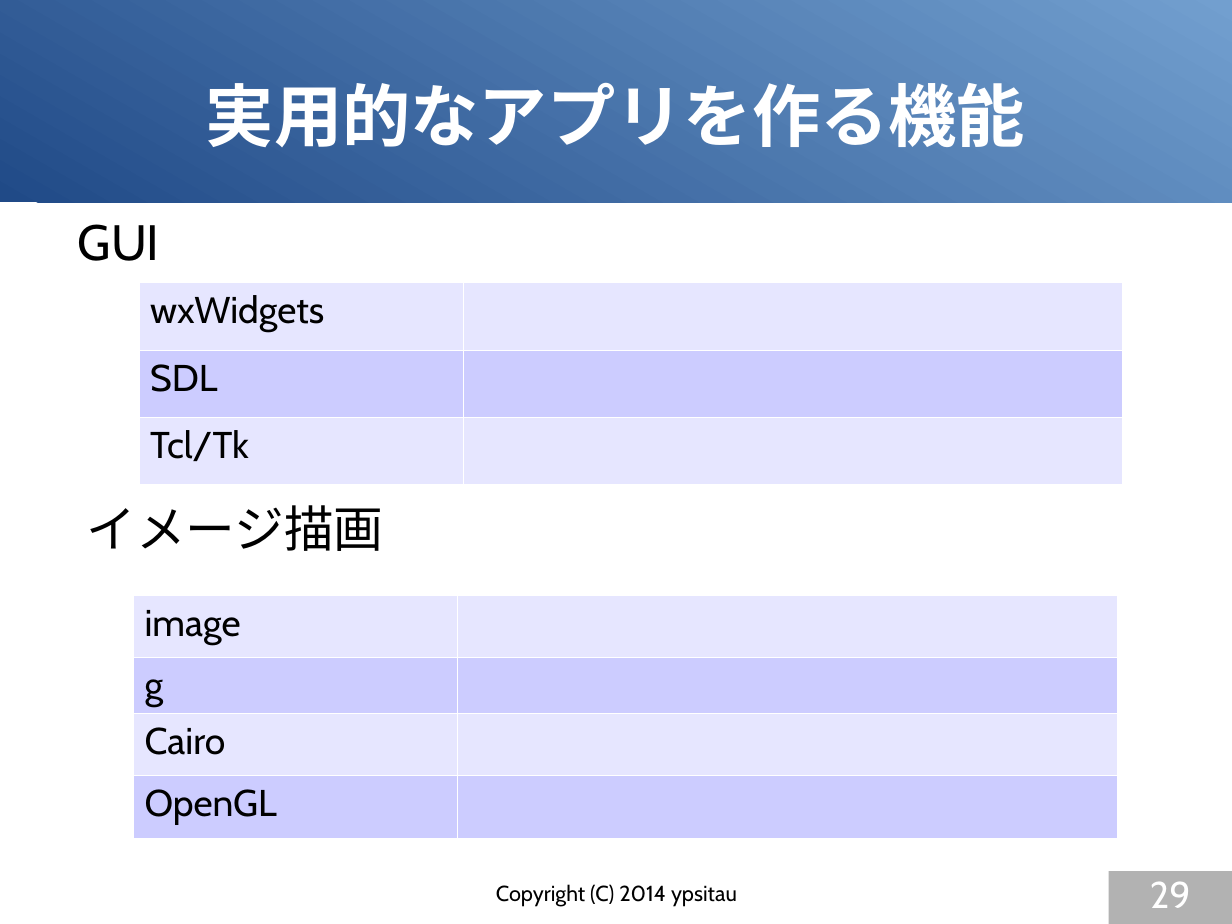
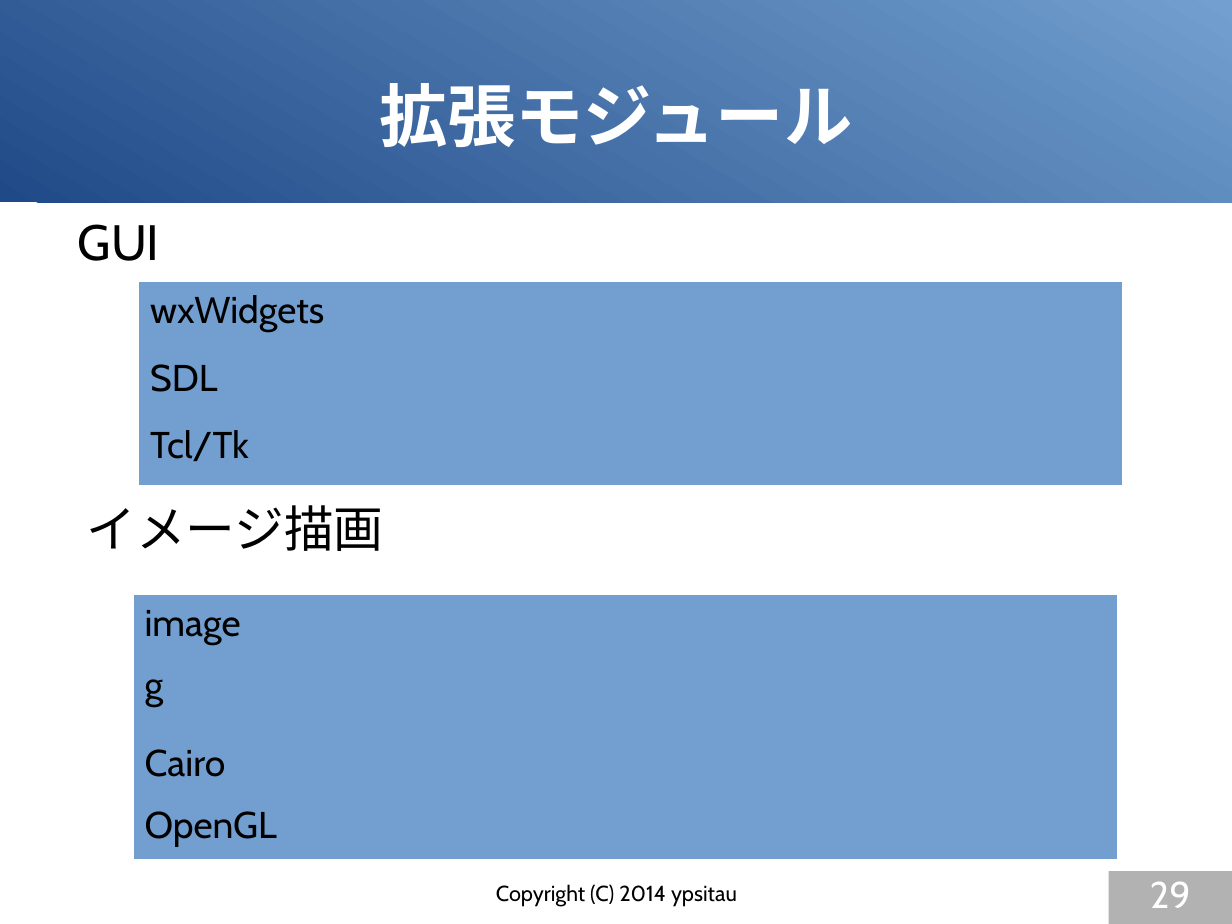
Before and after one commit to gura-lang/gura-doc, a slide deck: slide 29 of presentation/gura-introduction.odp. Drawn at 1232x924 pixels with LibreOffice and Linux fonts; fonts in the diff are those of the drawing. Boxes give left, top, right and bottom in pixels: in the first picture for what was removed or moved away, otherwise in the second. Text is boxed around its words. In the diff, an @@ line names an element or a change of style, - is before the commit and + after.

```diff
--- a/presentation/gura-introduction.odp
+++ b/presentation/gura-introduction.odp
@@ title at [379,83,852,147]: text changed @@
-実用的なアプリを作る機能
+拡張モジュール
@@ table at [139,283,1122,485] @@
@@ fill #E6E6FF to #729FCF in 4 cells @@
@@ fill #CCCCFF to #729FCF in row 2 @@
@@ borders changed @@
@@ table at [134,595,1118,851] @@
@@ fill #E6E6FF to #729FCF in 4 cells @@
@@ fill #CCCCFF to #729FCF in 4 cells @@
@@ borders changed @@
```
Also in this commit, not shown: 16 other slides changed.
